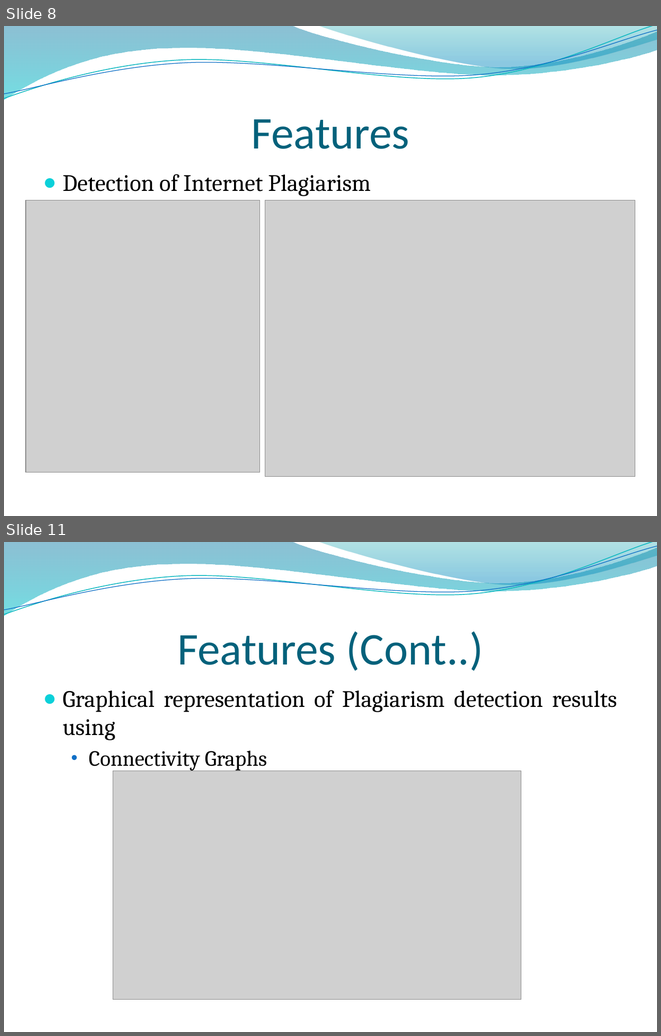
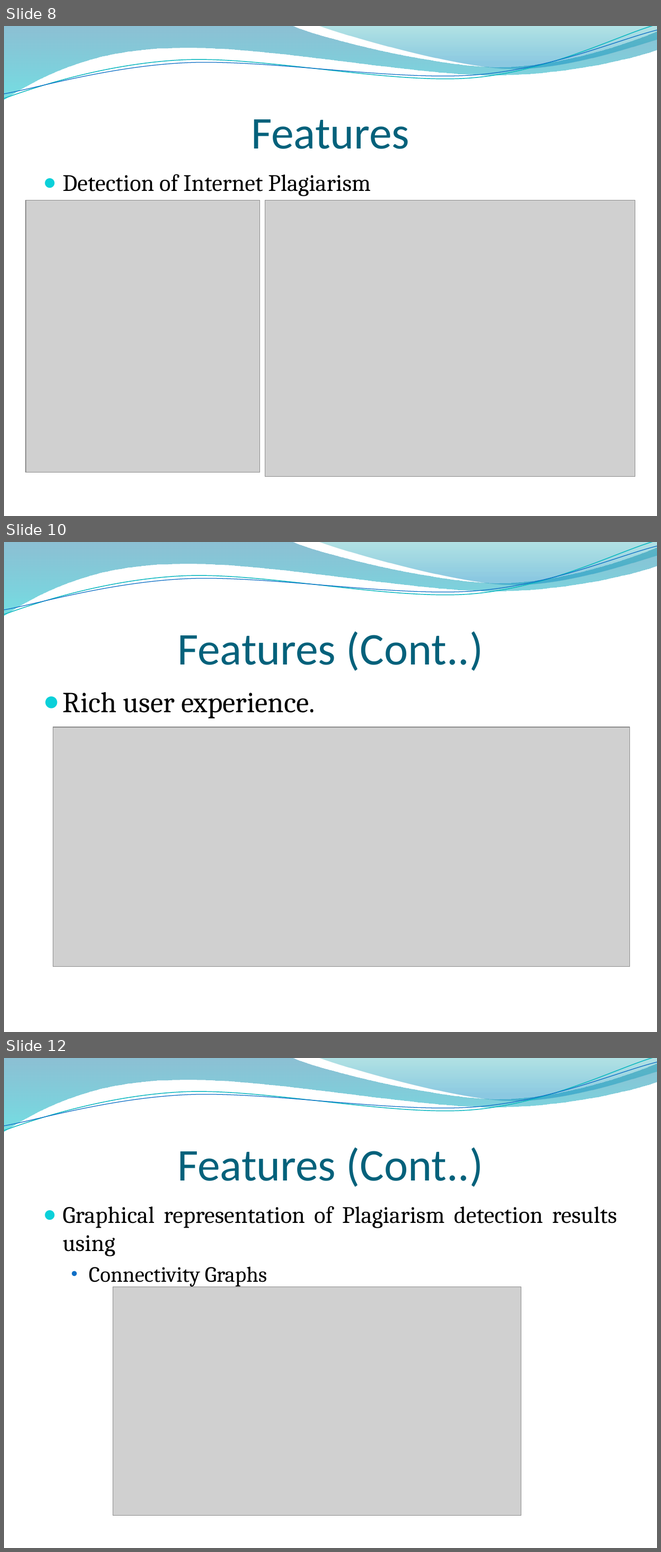
Before and after one commit to RizwanSaeedi/project-plagiabust, a slide deck: project docs/Final Presentation.pptx. Shown one above the other, each under a label of ours: slides 8 and 11 before the commit, slides 8, 10 and 12 after it; the slides between them are not shown. The pictures are 661x1036 and 661x1552 pixels, drawn with LibreOffice and Linux fonts; fonts in the diff are those of the drawing; grey boxes stand for pictures; background and template pictures are left out. Boxes give left, top, right and bottom in pixels: in the first picture for what was removed or moved away, otherwise in the second. Text is boxed around its words. In the diff, an @@ line names an element or a change of style, - is before the commit and + after.

```diff
--- a/project docs/Final Presentation.pptx
+++ b/project docs/Final Presentation.pptx
@@ slide 10 added at [4, 542, 657, 1032], background picture (left out); not listed: 4 template elements that a slide beside it also shows @@
@@ title added at [177, 631, 483, 671], 50 pt, text #04617B @@
+Features (Cont..)
@@ text added at [63, 692, 315, 718], 32 pt, text #000000 @@
+● Rich user experience.
@@ picture added at [53, 727, 629, 967] @@
@@ what was slide 11 is now slide 12 @@
```
Also in this commit, not shown: 7 slides changed.
